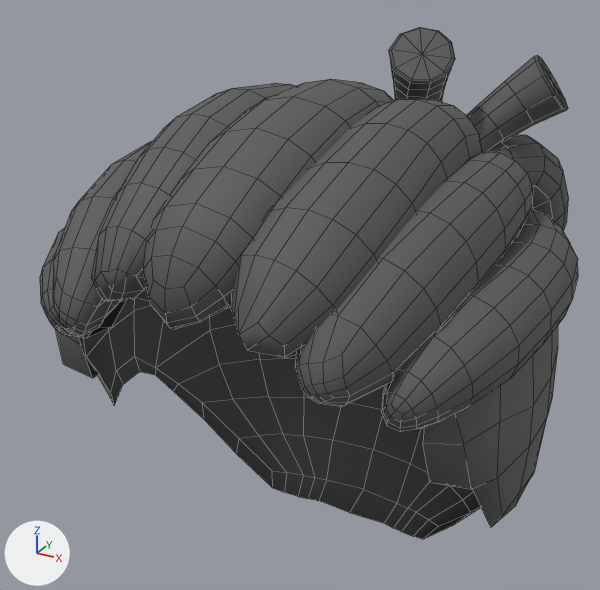
Renders of the FBX model Assets/BoZo_StylizedModularCharacters/Outfits/Base/HairBack/Outfit_HairBack_DreadBack/BSMC_Outfit_HairBack_DreadBack.fbx from each side of a commit.
Camera for both pictures: a camera (50 mm lens) standing at (0.14, -0.272, 0.271) and looking at (-0.037, 0.049, 0.111). The axes (+X, +Y, +Z) are drawn at lower left. The lights are the same throughout. Mesh edges are drawn as thin lines.

The first picture shows 'BSMC_OutfitHairBack_DreadBack1'.
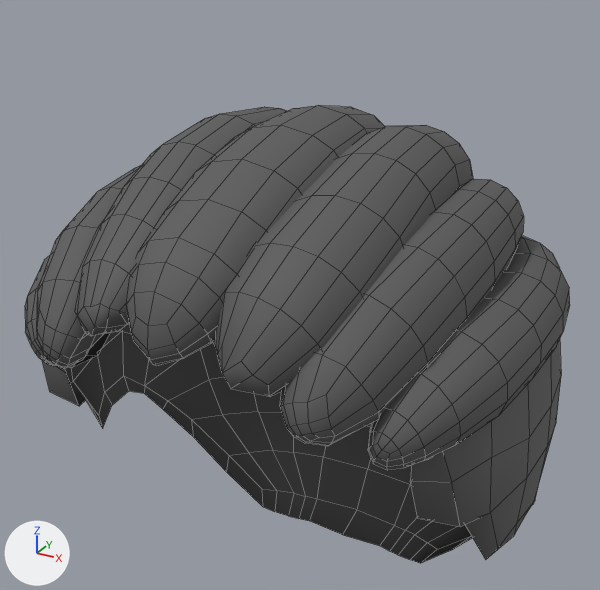
The newer file adds a shape key; the second version is drawn at full value of the shape key 'Tag_Hat' of 'HairBack_TiedDreads', and the change is written as the vertex moves it makes.

The change in detail:
me_mesh is used by ob_bsmc_outfithairback_dreadback1; location (0.0, 0.0, 0.0); rotation (1.571, 0.0, 0.0), in degrees (90, 0, 0); scale (0.01, 0.01, 0.01).
me_mesh had 2365 vertices, 2218 faces and spanned x -9.6..9.6, y 0.7..22.8, z -24.8..9.9.
me_mesh now has 2365 vertices, 2218 faces and spans x -9.6..9.6, y -0.1..21.4, z -8.9..10.8.
me_mesh part 1: the loose piece of 109 vertices spanning x -0.6..5.0, y 9.5..17.2, z -24.8..-9.4 is scaled about its middle by (0.0548, 0.0548, 0.0519), then moved by (-1.9, -0.5, 10.3).
me_mesh part 2: the loose piece of 71 vertices spanning x -0.9..5.4, y 14.2..21.4, z -18.1..-10.4 is scaled about its middle by (0.0548, 0.0548, 0.0503), then moved by (-2.0, -4.8, 7.5).
me_mesh part 3: the loose piece of 111 vertices spanning x -2.7..1.0, y 14.2..22.8, z -14.9..-10.1 is scaled about its middle by (0.0548, 0.0548, 0.052), then moved by (0.9, -5.4, 5.9).
me_mesh part 4: 1519 of 2365 vertices moved; they spanned x -9.6..9.6, y 0.7..22.2, z -10.3..9.9 and now span x -9.6..9.6, y -0.1..21.4, z -8.9..10.8; mean shift (0.0, -0.8, 1.0); largest move (1.2, 14.8, -10.2) -> (1.2, 14.0, -8.8).

Changed parts and their boxes (x1, y1, x2, y2) in the pictures (600 x 590 px; the box of a moved part takes in the faces that stretch with it):
'BSMC_OutfitHairBack_DreadBack1', reshaped (11% shorter)
    before: (40, 27, 578, 539)
    after: (25, 105, 570, 563)
part 1 of me_mesh, moved or reshaped (not visible afterwards)
    before: (486, 135, 569, 231)
part 2 of me_mesh, moved or reshaped (not visible afterwards)
    before: (466, 55, 568, 152)
part 3 of me_mesh, moved or reshaped (not visible afterwards)
    before: (389, 27, 455, 102)
part 4 of me_mesh, moved or reshaped
    before: (40, 79, 578, 539)
    after: (25, 105, 570, 563)
